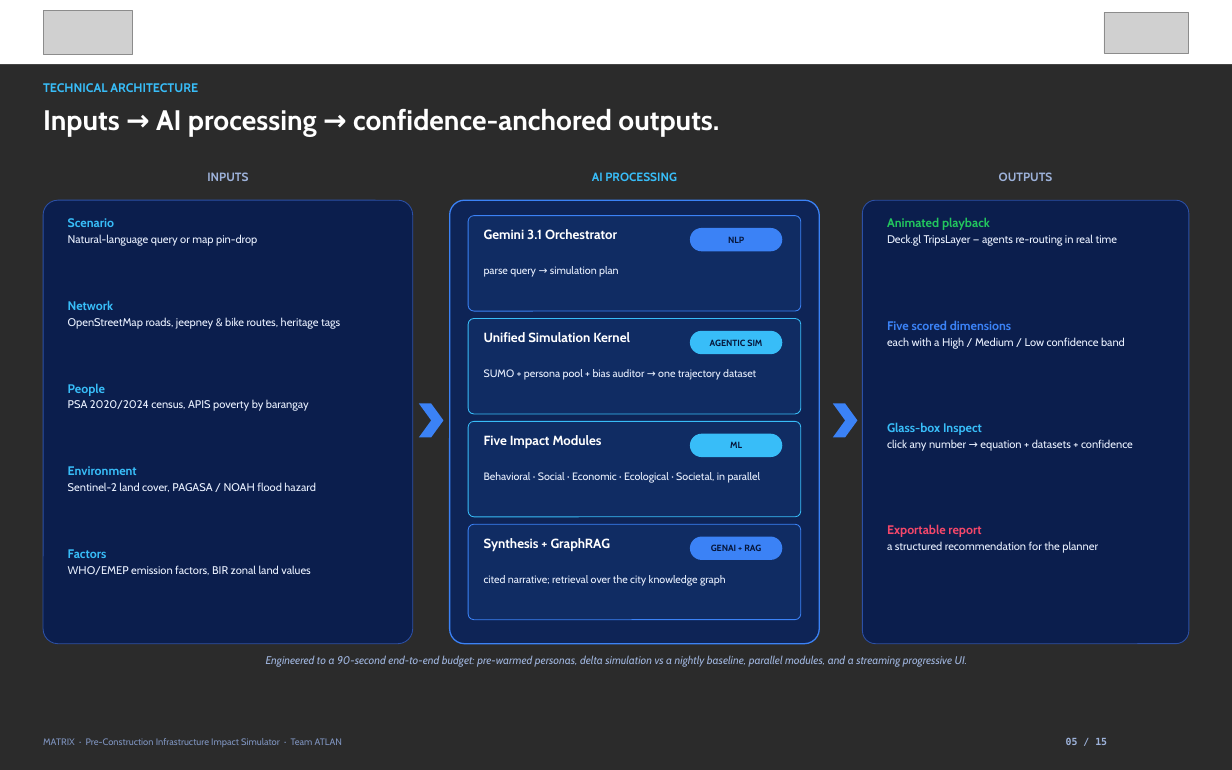
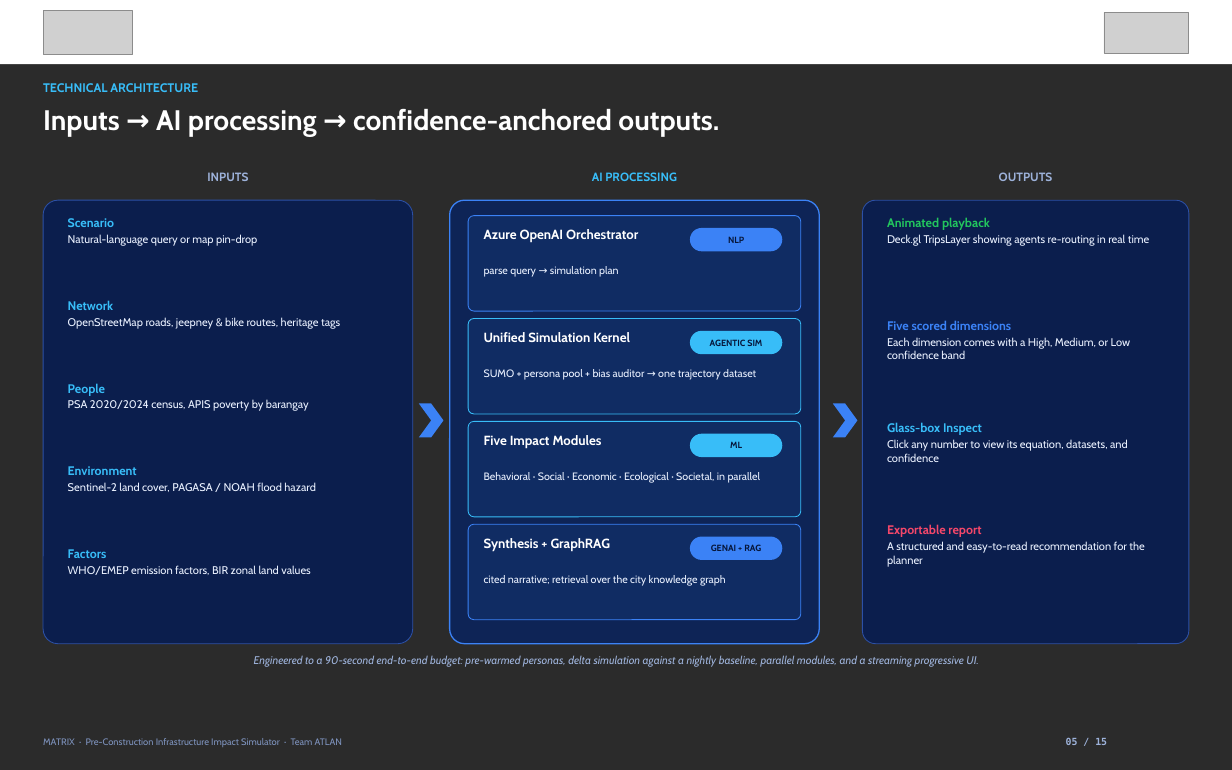
Before and after one commit to delatorrecj/matrix, a slide deck: slide 5 of presentation/deck/Smart Cities_PUP_ATLAN_PitchDeck.pptx. Drawn at 1232x770 pixels with LibreOffice and Linux fonts; fonts in the diff are those of the drawing; grey boxes stand for pictures; background and template pictures are left out; a plain dark background stands for a picture behind light text. Boxes give left, top, right and bottom in pixels: in the first picture for what was removed or moved away, otherwise in the second. Text is boxed around its words. In the diff, an @@ line names an element or a change of style, - is before the commit and + after.

```diff
--- a/presentation/deck/Smart Cities_PUP_ATLAN_PitchDeck.pptx
+++ b/presentation/deck/Smart Cities_PUP_ATLAN_PitchDeck.pptx
@@ text at (484,229,638,243): text changed @@
-Gemini 3.1 Orchestrator
+Azure OpenAI Orchestrator
@@ text at (887,234,1150,246): text changed @@
-Deck.gl TripsLayer — agents re-routing in real time
+Deck.gl TripsLayer showing agents re-routing in real time
@@ text at (887,337,1131,359): text changed @@
-each with a High / Medium / Low confidence band
+Each dimension comes with a High, Medium, or Low confidence band
@@ text at (887,439,1128,462): text changed @@
-click any number → equation + datasets + confidence
+Click any number to view its equation, datasets, and confidence
@@ text at (887,541,1144,567): text changed @@
-a structured recommendation for the planner
+A structured and easy-to-read recommendation for the planner
@@ text at (254,655,979,667): text changed @@
-Engineered to a 90-second end-to-end budget: pre-warmed personas, delta simulation vs a nightly baseline, parallel modules, and a streaming progressive UI.
+Engineered to a 90-second end-to-end budget: pre-warmed personas, delta simulation against a nightly baseline, parallel modules, and a streaming progressive UI.
```
Also in this commit, not shown: 14 other slides changed, 8 other files.
